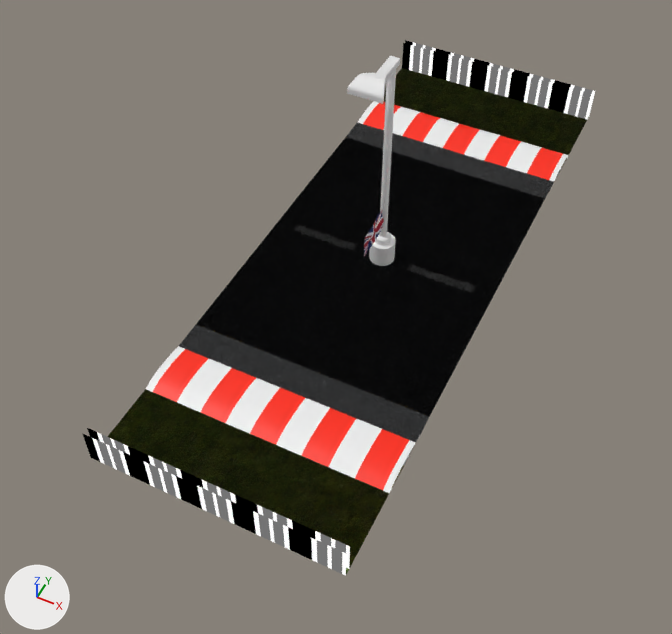
The Blender file Base.blend: old version first, new version second.
Rendered twice from a 50 mm camera at (10.9, -26.1, 27.8) aimed at (0.2, -4.7, 1.1). The lights are fixed; the arrows at lower left show +X, +Y and +Z.

In view in the first picture: 'Pole', 'Track001', 'Track002'.
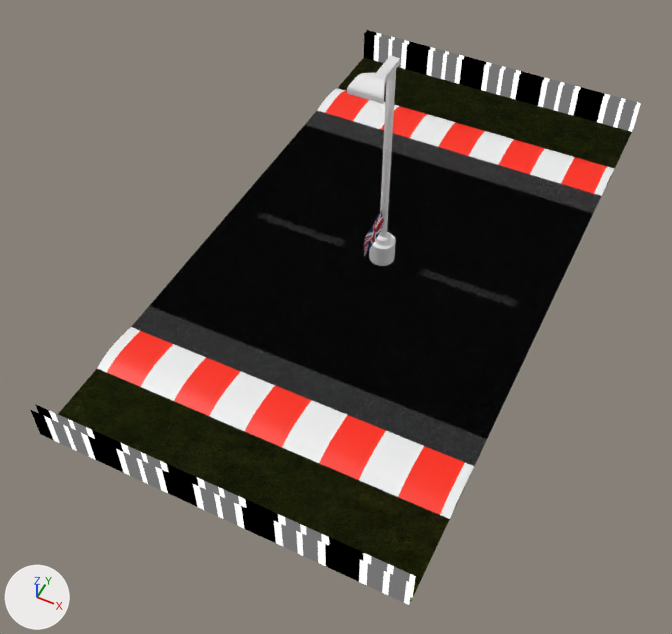
Changed parts and their boxes (x1, y1, x2, y2) in the pictures (672 x 634 px):
'Track001', surface changed, mesh rescaled (19% wider, 7% taller): before (82, 40, 595, 576); after (31, 30, 641, 605)
'Track002', surface changed, mesh rescaled (19% wider, 8% taller): before (87, 43, 594, 569); after (35, 32, 639, 598)

The change, as a list of edits to the scene's bpy script:
```text
Change ng_nodegroup_012:
    remove # nodes: Bump, Math x10, Mix x3, SeparateXYZ x2, TexNoise, TexVoronoi x2, TexWave, ValToRGB x3, VectorMath x2
    nodes: BsdfPrincipled, Bump, Math x10, Mix x3, SeparateXYZ x2, TexCoord, TexNoise, TexVoronoi x2, TexWave, ValToRGB x3, VectorMath x2
Change mat_procedural_road:
    remove n0 = _N.new('ShaderNodeBsdfPrincipled'); n0.name = 'Principled BSDF'
    remove n0.distribution = 'GGX'
    remove n0.subsurface_method = 'BURLEY'
    remove n0.inputs[2].default_value = 0.875  # 'Roughness'
    remove n2 = _N.new('ShaderNodeTexCoord'); n2.name = 'Texture Coordinate'
    where n3 = _N.new('ShaderNodeGroup'); n3.name = 'Group'
    add n3.inputs[0].default_value = (0.0, 0.0, 0.0)  # 'UV'
    where n1 = _N.new('ShaderNodeOutputMaterial'); n1.name = 'Material Output'
    remove _L.new(n3.outputs[1], n0.inputs[5])  # 'Normal' to 'Normal'
    remove _L.new(n3.outputs[0], n0.inputs[0])  # 'Color' to 'Base Color'
    remove _L.new(n2.outputs[2], n3.inputs[0])  # 'UV' to 'UV'
    remove _L.new(n0.outputs[0], n1.inputs[0])  # 'BSDF' to 'Surface'
    add _L.new(n3.outputs[2], n1.inputs[0])  # 'BSDF' to 'Surface'
Change mat_procedural_road_001:
    remove n0 = _N.new('ShaderNodeBsdfPrincipled'); n0.name = 'Principled BSDF'
    remove n0.distribution = 'GGX'
    remove n0.subsurface_method = 'BURLEY'
    remove n0.inputs[2].default_value = 0.875  # 'Roughness'
    remove n2 = _N.new('ShaderNodeTexCoord'); n2.name = 'Texture Coordinate'
    where n3 = _N.new('ShaderNodeGroup'); n3.name = 'Group'
    add n3.inputs[0].default_value = (0.0, 0.0, 0.0)  # 'UV'
    where n1 = _N.new('ShaderNodeOutputMaterial'); n1.name = 'Material Output'
    remove _L.new(n3.outputs[1], n0.inputs[5])  # 'Normal' to 'Normal'
    remove _L.new(n3.outputs[0], n0.inputs[0])  # 'Color' to 'Base Color'
    remove _L.new(n2.outputs[2], n3.inputs[0])  # 'UV' to 'UV'
    remove _L.new(n0.outputs[0], n1.inputs[0])  # 'BSDF' to 'Surface'
    add _L.new(n3.outputs[2], n1.inputs[0])  # 'BSDF' to 'Surface'
Change me_plane:
    where me_plane.from_pydata(...)  # 56 vertices, 27 faces; spans x -5.0..5.0, y -13.6..13.6, z 0.0..1.5
    used by ob_track001; location = (0.0, 0.0, 0.0)
    me_plane part 1: the whole mesh is scaled about its middle by (1.44, 1, 1)
Change me_plane_001:
    where me_plane_001.from_pydata(...)  # 28 vertices, 13 faces; spans x -5.0..5.0, y -13.4..13.4, z 0.0..1.5
    used by ob_track002; location = (0.0, 0.0, 0.0)
    me_plane_001 part 2: the whole mesh is scaled about its middle by (1.44, 1, 1)
```
